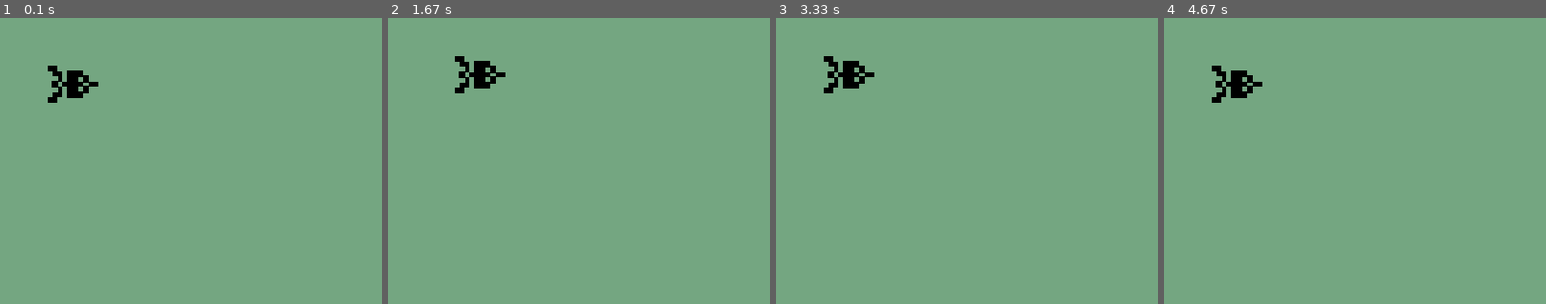
Above: before the commit, frames 1-4 (left to right).
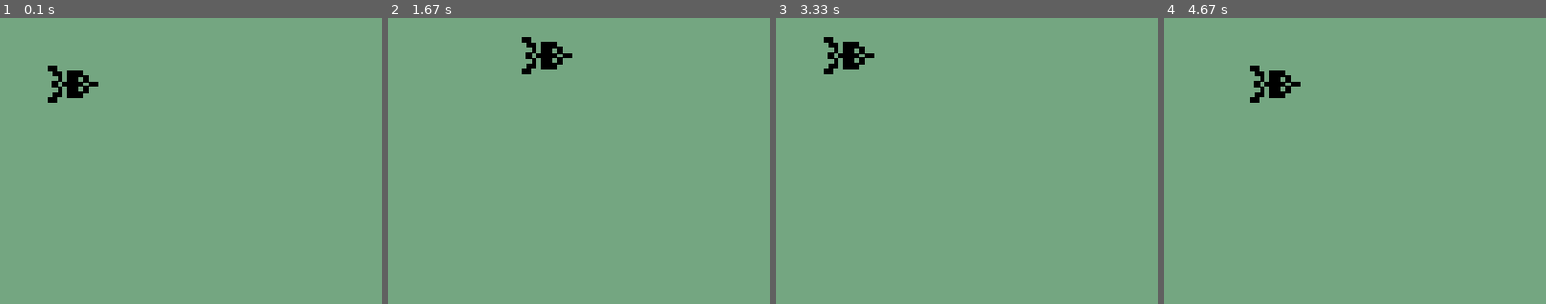
Above: after the commit, the same moments.

Repository: eric3119/SpaceImpact-Pygame
Game: pygame game, started from main.py
The game is run twice, just before and just after one commit, with the same random seed, the same clock (stepped at 60 frames per second) and the same inputs.
Inputs:
- Up to frame 1 (0.1 s): no input
- Up to frame 2 (1.67 s): hold Right 0.33-0.8 s; hold Up 0.83-1.13 s; hold Right 1.17-1.63 s
- Up to frame 3 (3.33 s): hold Left 1.67-2.2 s; hold Down 2.23-2.53 s; hold Left 2.57-2.97 s; hold Up from 3 s (still down)
- Up to frame 4 (4.67 s): release Up at 3.37 s; hold Right 3.4-4.03 s; hold Down 4.07-4.43 s; hold Left from 4.47 s (still down)
The pictures show only the part of the screen within x 0-50%, y 0-50%; the shares and areas given below are measured in that part.
In our replay, the window is 800x600 before the commit and 480x320 after it. These sizes can differ from the game's own. Grey fills any space a smaller window leaves; there, only what the larger window draws over its background counts as a difference.

The runs differ from the first frame. In frame 1, only the window size differs. In frame 2, 1.6% of the frame differs, in the area x 17-49%, y 6-27%; in frame 3, 1.2%; in frame 4, 1.5%.

Commit message:
fix double KEYDOWN event

Diff:
--- a/main.py
+++ b/main.py
@@ -1,27 +1,13 @@
 #!/usr/bin/env python
-#
-#
-#
-#
-#
-
-# documentation string of this module
-"""
-tutorial 01: first blit
-"""
-# some informational variables
 __author__    = "$Author: DR0ID $"
 __version__   = "$Revision: 112 $"
 __date__      = "$Date: 2007-04-03 18:09:43 +0200 (Di, 03 Apr 2007) $"
 __license__   = 'public domain'
 __copyright__ = "DR0ID (c) 2007   http://mypage.bluewin.ch/DR0ID"
 
-#----------------------------- actual code --------------------------------
 
-# import the pygame module, so you can use it
 import pygame
 
-# define a main function
 def main():
 
     # initialize the pygame module
@@ -33,8 +19,8 @@
     pygame.display.set_caption("movement")
 
     # create a surface on screen that has the size of 240 x 180
-    screen_width = 800
-    screen_height = 600
+    screen_width = 480
+    screen_height = 320
     screen = pygame.display.set_mode((screen_width, screen_height))
 
     # load image (it is in same directory)
@@ -56,8 +42,8 @@
     xpos = 50
     ypos = 50
     # how many pixels we move our smily each frame
-    step_x = 10
-    step_y = 10
+    step_x = 5
+    step_y = 5
 
     # and blit it on screen
     screen.blit(image, (xpos, ypos))
@@ -70,29 +56,56 @@
 
     # define a variable to control the main loop
     running = True
+    still_down = False
+    key_pressed = None
     # main loop
     while running:
         # event handling, gets all event from the eventqueue
-        for event in pygame.event.get():
-            # only do something if the event if of type QUIT
-            if event.type == pygame.QUIT:
-                # change the value to False, to exit the main loop
+        # for event in pygame.event.get():
+        #     # only do something if the event if of type QUIT
+        #     if event.type == pygame.QUIT:
+        #         # change the value to False, to exit the main loop
+        #         running = False
+        #     # check for keypress and check if it was Esc
+        #     if event.type == pygame.KEYUP:
+        #         print("up")
+        #         still_down = False
+
+        #     if event.type == pygame.KEYDOWN:
+        #         print("down")
+
+        #         still_down = True
+        #         key_pressed = event.key
+
+        evento = pygame.event.poll()
+
+        if evento.type == pygame.QUIT:
+            running = False
+
+        if evento.type == pygame.KEYUP:
+            print("up")
+            still_down = False
+
+        if evento.type == pygame.KEYDOWN:
+            print("down")
+            if still_down:
+                pygame.event.post(evento)
+            else:
+                still_down = True
+                key_pressed = evento.key
+
+        if still_down:
+            print("action")
+            if key_pressed == pygame.K_ESCAPE:
                 running = False
-            # check for keypress and check if it was Esc
-            if event.type == pygame.KEYDOWN:
-                if event.key == pygame.K_ESCAPE:
-                    running = False
-                elif event.key == pygame.K_UP:
-                    ypos -= step_y
-                elif event.key == pygame.K_DOWN:
-                    ypos += step_y
-                elif event.key == pygame.K_LEFT:
-                    xpos -= step_x
-                elif event.key == pygame.K_RIGHT:
-                    xpos += step_x
-
-
-
+            elif key_pressed == pygame.K_UP:
+                ypos -= step_y
+            elif key_pressed == pygame.K_DOWN:
+                ypos += step_y
+            elif key_pressed == pygame.K_LEFT:
+                xpos -= step_x
+            elif key_pressed == pygame.K_RIGHT:
+                xpos += step_x
         # check if the smily is still on screen, if not change direction
         # if xpos>screen_width-64 or xpos<0:
         #     step_x = -step_x
@@ -112,7 +125,7 @@
 
         # this will slow it down to 10 fps, so you can watch it,
         # otherwise it would run too fast
-        clock.tick(10)
+        clock.tick(20)
 
 # run the main function only if this module is executed as the main script
 # (if you import this as a module then nothing is executed)
